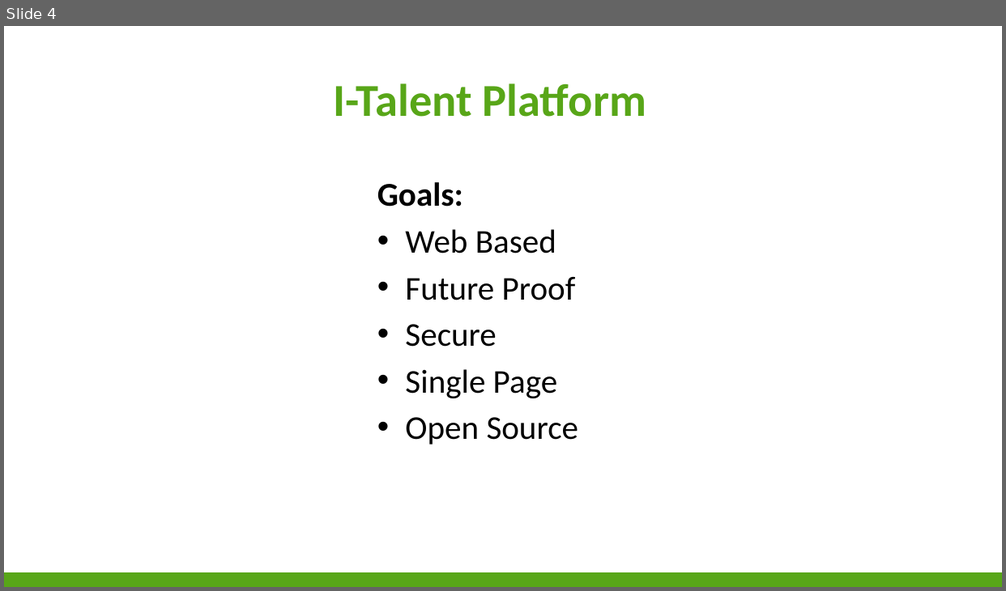
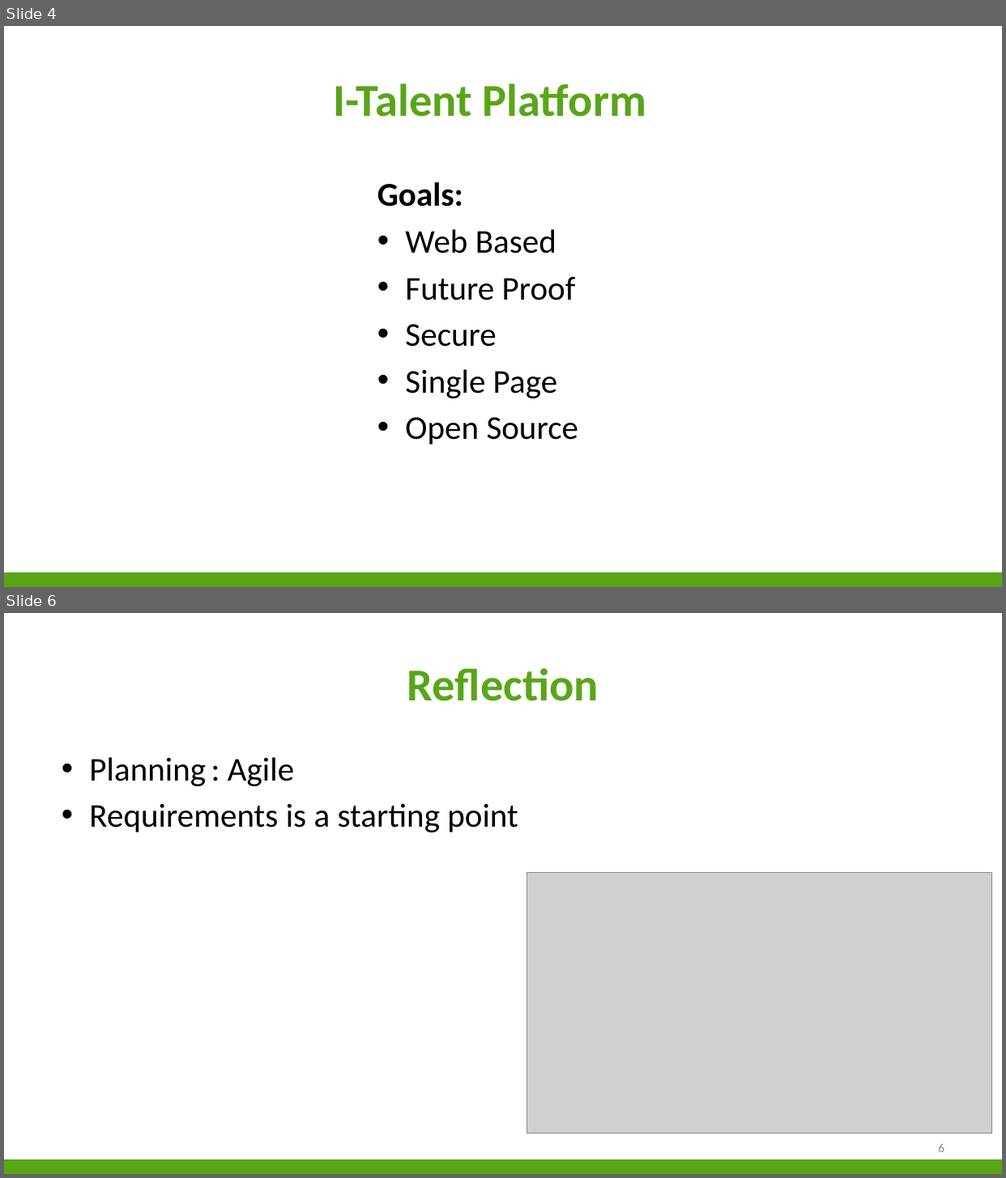
Before and after one commit to niekvandael/iTalent, a slide deck: italent/documents/english/EnglishPresentation.pptx. Shown one above the other, each under a label of ours: slide 4 before the commit, slides 4 and 6 after it; the slides between them are not shown. The pictures are 1006x591 and 1006x1178 pixels, drawn with LibreOffice and Linux fonts; fonts in the diff are those of the drawing; grey boxes stand for pictures; background and template pictures are left out. Boxes give left, top, right and bottom in pixels: in the first picture for what was removed or moved away, otherwise in the second. Text is boxed around its words. In the diff, an @@ line names an element or a change of style, - is before the commit and + after.

```diff
--- a/italent/documents/english/EnglishPresentation.pptx
+++ b/italent/documents/english/EnglishPresentation.pptx
@@ slide 6 added at (4, 613, 1002, 1174), background #FFFFFF; not listed: 1 template element that a slide beside it also shows @@
@@ title added at (407, 668, 599, 701), 44 pt, text #58A618, bold @@
+Reflection
@@ text added at (89, 757, 518, 833), 32 pt, text #000000 @@
+• Planning : Agile
+• Requirements is a starting point
@@ picture added at (526, 873, 992, 1133) @@
@@ page number added at (938, 1144, 944, 1152), 12 pt, text #898989 @@
+6
```
Also in this commit, not shown: 1 slide changed, 5 other slides added, 1 slide removed.
